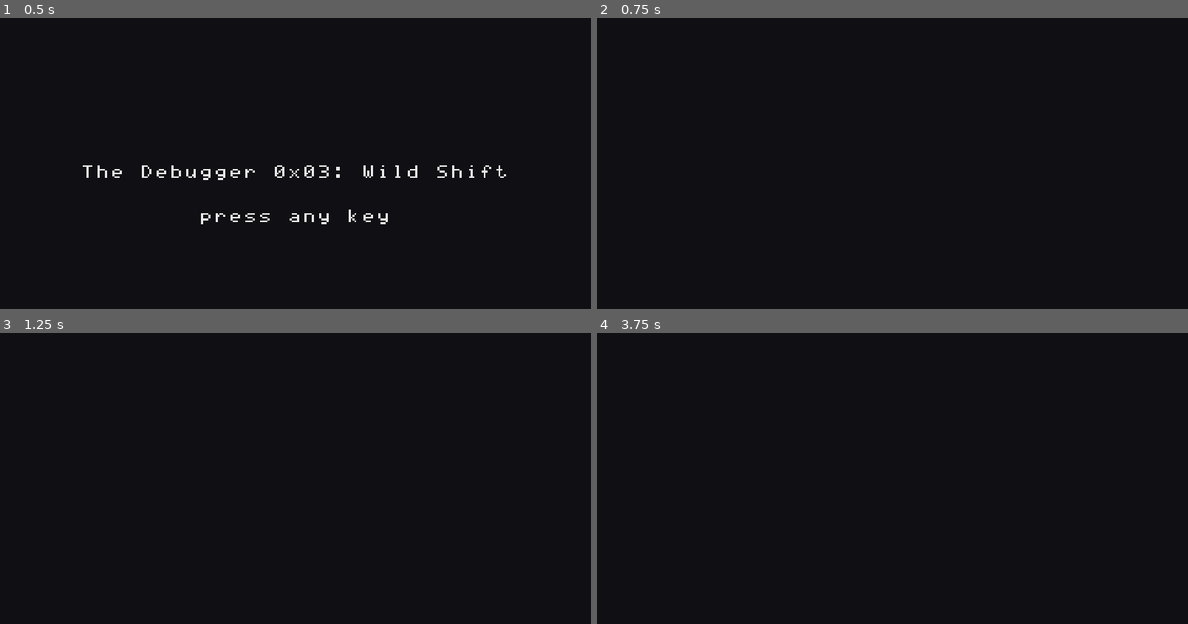
Above: before the commit, frames 1-4 (two rows, left to right).
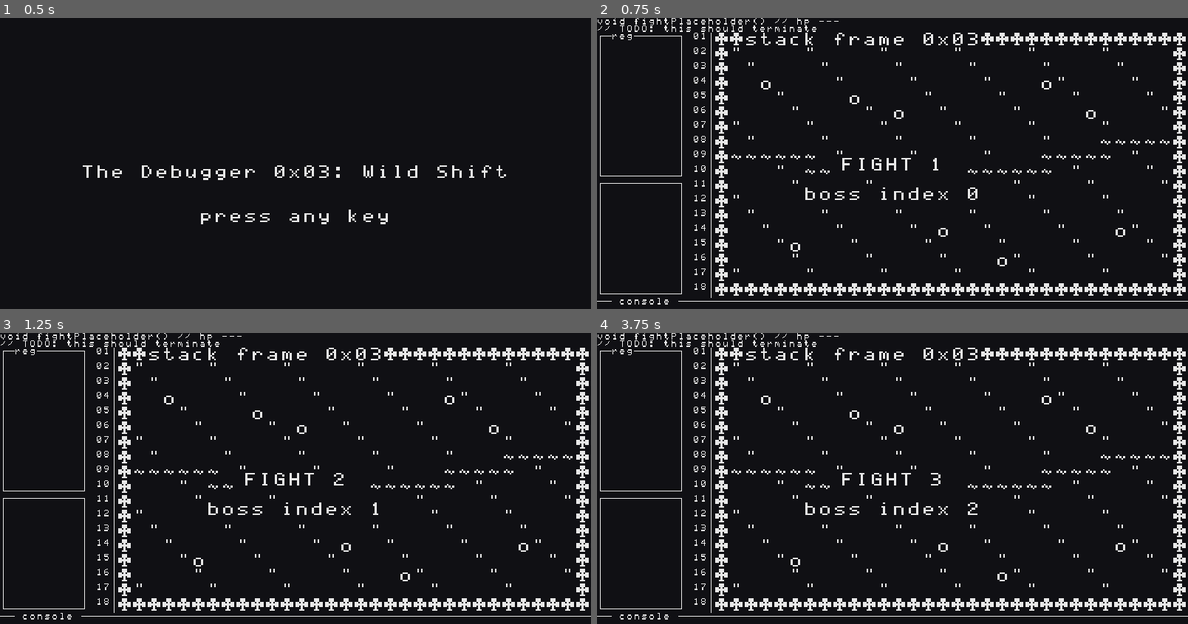
Above: after the commit, the same moments.

Repository: basteez/the-debugger-0x3-wild-shift
Game: Godot game, scene res://src/main/main.tscn
Same seed, same stepped clock (60 frames per second), same inputs: the game is played once before the commit and once after it.
Inputs (mouse positions are in pixels of both pictures, inside the frame that each line leads up to):
- Up to frame 1 (0.5 s): no input
- Up to frame 2 (0.75 s): tap Enter at 0.5 s; move the mouse to (1022, 166) at 0.52 s; hold Shift from 0.53 s (still down); click (1022, 166) at 0.67 s
- Up to frame 3 (1.25 s): keep holding Shift; tap Space at 0.77, 1.07 s; tap Ctrl at 0.8 s
- Up to frame 4 (3.75 s): release Shift at 1.25 s; drag from (774, 516) to (862, 565) at 1.27 s; tap Space at 2, 3.5, 3.6 s; move the mouse to (951, 426) at 2.02 s; tap Alt at 2.1 s; click (951, 426) at 2.17 s; tap Enter at 2.3, 2.75 s; drag from (862, 565) to (715, 449) at 2.77 s; move the mouse to (1069, 548) at 3.52 s; hold A from 3.53 s (still down); hold Shift from 3.53 s (still down); click (1069, 548) at 3.67 s

Frame 1 is identical in both runs. In frame 2, 7.2% of the frame differs, in the area x 0-100%, y 0-99%; in frame 3, 7.2%; in frame 4, 7.2%.

Commit message:
feat(ui): placeholder screens hosted by Main, F1-F5 debug jump keys, arena/HUD only in FIGHT
Removes the 1.5 ?debug&smoke=arena gate (the FIGHT placeholder replaces it).
The title ignores function keys, so F9 and the debug keys never start the run.

Diff:
--- /dev/null
+++ b/game/src/debug/debug_keys.gd
@@ -0,0 +1,39 @@
+class_name DebugKeys
+extends Node
+## F1-F5 debug jump keys (Story 1.6 AC4, DC6, DC7). Main adds this node only when Debug.enabled,
+## so release builds without `?debug` never see it. Keys are consumed in _input, before any screen.
+
+const GameFlow := preload("res://src/autoloads/game.gd")
+## Physical keycode -> jump target. Matched by keycode (debug only, not an InputMap action).
+const JUMPS: Dictionary[Key, Array] = {
+	KEY_F1: [GameFlow.FlowState.TITLE, 0],
+	KEY_F2: [GameFlow.FlowState.FIGHT, 0],
+	KEY_F3: [GameFlow.FlowState.FIGHT, 1],
+	KEY_F4: [GameFlow.FlowState.FIGHT, 2],
+	KEY_F5: [GameFlow.FlowState.ENDING, 0],
+}
+
+
+## Pure map: {state, boss_index} for F1-F5, empty for any other key.
+static func target_for_key(keycode: Key) -> Dictionary:
+	if not JUMPS.has(keycode):
+		return {}
+	return {&"state": JUMPS[keycode][0], &"boss_index": JUMPS[keycode][1]}
+
+
+## Jumps on a fresh F1-F5 press. True when the event was a debug key (the caller consumes it).
+func handle_key(event: InputEvent) -> bool:
+	var key := event as InputEventKey
+	if key == null or not key.pressed or key.echo:
+		return false
+	var code: Key = key.physical_keycode if key.physical_keycode != KEY_NONE else key.keycode
+	var target: Dictionary = target_for_key(code)
+	if target.is_empty():
+		return false
+	Game.debug_jump(target[&"state"], target[&"boss_index"])
+	return true
+
+
+func _input(event: InputEvent) -> void:
+	if handle_key(event):
+		get_viewport().set_input_as_handled()
--- a/game/src/main/main.gd
+++ b/game/src/main/main.gd
@@ -1,9 +1,13 @@
 extends Node2D
-## Persistent root scene (AD-08). Holds the render layers (AD-07) and opens the title screen
-## (Story 1.4) unless a smoke gate is open (1.3 audio, 1.5 arena).
+## Persistent root scene (AD-08). Holds the render layers (AD-07) and hosts one flow screen at a
+## time under Screens (Story 1.6): the screen follows Game.flow_state through
+## EventBus.flow_state_changed. Main itself, the arena and the HUD are never freed during the flow.
 
 const SMOKE_AUDIO_SCENE := "res://src/debug/smoke_audio/smoke_audio.tscn"
 const TitleScreenScript := preload("res://src/ui/screens/title/title_screen.gd")
+const PlaceholderScreenScript := preload("res://src/ui/screens/placeholder/placeholder_screen.gd")
+const DebugKeysScript := preload("res://src/debug/debug_keys.gd")
+const GameFlow := preload("res://src/autoloads/game.gd")
 const HudScene := preload("res://src/ui/hud/hud.tscn")
 ## Render layer order (AD-07): Arena -> Entities -> Particles -> HUD -> ScreenFX.
 const LAYER_ORDER: Array[StringName] = [&"Arena", &"Entities", &"Particles", &"Hud", &"ScreenFX"]
@@ -12,30 +16,31 @@
 
 var arena: Arena
 var hud: Hud
+var screens: Node2D
+## The screen instanced for the current flow state; null in DEAD (2.9) or after it freed itself.
+var current_screen: Node
 
 
 func _ready() -> void:
 	Log.info(&"flow", "boot")
 	_build_layers()
-	var search: String = _web_location_search()
-	# Story 1.3 day-1 audio smoke test, web only, behind ?debug&smoke=audio (DC6).
-	# Story 1.6 replaces these URL reads with the Debug autoload's ?debug check.
-	if wants_audio_smoke(search):
+	if should_add_debug_keys(Debug.enabled):
+		var keys: Node = DebugKeysScript.new()
+		keys.name = &"DebugKeys"
+		add_child(keys)
+	# Story 1.3 day-1 audio smoke test, behind ?debug&smoke=audio and the Debug gate (1.6 AC8).
+	if Debug.enabled and wants_audio_smoke(UrlQuery.web_search()):
 		var scene := load(SMOKE_AUDIO_SCENE) as PackedScene
 		if scene != null:
 			add_child(scene.instantiate())
 			Log.info(&"flow", "audio smoke scene opened")
 			return
 		Log.warn(&"flow", "audio smoke scene missing, opening title")
-	# Story 1.5 DC9: before 1.6 the arena and HUD are shown only behind ?debug&smoke=arena.
-	if wants_arena_smoke(search):
-		show_arena(true)
-		Log.info(&"flow", "arena smoke view opened")
-		return
-	add_child(TitleScreenScript.new())
+	EventBus.flow_state_changed.connect(_on_flow_state_changed)
+	apply_flow_state(Game.flow_state, Game.run.boss_index)
 
 
-## Adds the render layers in AD-07 order; arena and HUD start hidden (DC8, DC9).
+## Adds the render layers in AD-07 order, then the Screens host; arena and HUD start hidden.
 func _build_layers() -> void:
 	arena = Arena.new()
 	arena.name = &"Arena"
@@ -54,23 +59,46 @@
 	fx.name = &"ScreenFX"
 	fx.layer = SCREEN_FX_LAYER
 	add_child(fx)
+	screens = Node2D.new()
+	screens.name = &"Screens"
+	add_child(screens)
 
 
-func show_arena(shown: bool) -> void:
-	arena.visible = shown
-	hud.visible = shown
+func _on_flow_state_changed(_from: int, to: int) -> void:
+	apply_flow_state(to, Game.run.boss_index)
+
+
+## Frees the old screen, instances the one for `state`, and shows the arena and HUD only in
+## FIGHT (Story 1.6 AC6, AC7, DC9).
+func apply_flow_state(state: int, boss_index: int) -> void:
+	if is_instance_valid(current_screen):
+		current_screen.queue_free()
+	current_screen = _make_screen(state, boss_index)
+	if current_screen != null:
+		screens.add_child(current_screen)
+	var in_fight: bool = state == GameFlow.FlowState.FIGHT
+	arena.visible = in_fight
+	hud.visible = in_fight
+
+
+func _make_screen(state: int, boss_index: int) -> Node:
+	match state:
+		GameFlow.FlowState.TITLE:
+			var title: TitleScreen = TitleScreenScript.new()
+			title.name = &"TitleScreen"
+			return title
+		GameFlow.FlowState.INTRO, GameFlow.FlowState.FIGHT, GameFlow.FlowState.HARVEST, GameFlow.FlowState.ENDING:
+			var screen: PlaceholderScreen = PlaceholderScreenScript.new()
+			screen.setup(state, boss_index)
+			return screen
+	return null # DEAD: no placeholder until 2.9
+
+
+## DebugKeys exists only when the debug gate is open (AC5).
+static func should_add_debug_keys(debug_enabled: bool) -> bool:
+	return debug_enabled
 
 
 ## True only when the query string has a bare or valued `debug` key AND `smoke=audio`.
 static func wants_audio_smoke(search: String) -> bool:
 	return UrlQuery.has_debug(search) and UrlQuery.has_smoke(search, "audio")
-
-
-## True only when the query string has a bare or valued `debug` key AND `smoke=arena`.
-static func wants_arena_smoke(search: String) -> bool:
-	return UrlQuery.has_debug(search) and UrlQuery.has_smoke(search, "arena")
-
-
-## location.search on web, "" anywhere else or if the bridge returns nothing usable.
-static func _web_location_search() -> String:
-	return UrlQuery.web_search()
--- /dev/null
+++ b/game/src/ui/screens/placeholder/placeholder_screen.gd
@@ -0,0 +1,85 @@
+class_name PlaceholderScreen
+extends Node2D
+## One placeholder for INTRO, FIGHT, HARVEST and ENDING (Story 1.6 DC8). Replaced by the real
+## screens in 6.7 (Intro), 2.x/3.x (Fight), 3.8 (Harvest) and 6.8 (Ending). Presentation only:
+## it calls Game.finish_intro / Game.advance and never writes flow state.
+
+const GameFlow := preload("res://src/autoloads/game.gd")
+const TEXT_SCALE := 2
+## Top of the first text row, on the 8-px grid; rows are 2 glyph rows apart.
+const TOP_Y := 152
+const ROW_STEP := 32
+const PROMPT_TEXT := "press any key"
+## Keys that never advance a placeholder (DC4): modifiers and Esc, as on the title.
+const NON_ADVANCE_KEYS: Array[Key] = [KEY_SHIFT, KEY_CTRL, KEY_ALT, KEY_META, KEY_CAPSLOCK, KEY_ESCAPE]
+
+var state: int = GameFlow.FlowState.INTRO
+var boss_index: int = 0
+var lines: PackedStringArray = []
+
+
+func setup(for_state: int, for_boss_index: int = 0) -> void:
+	state = for_state
+	boss_index = for_boss_index
+	lines = lines_for(state, boss_index)
+	name = StringName(String(GameFlow.FlowState.keys()[state]).to_pascal_case() + "Placeholder")
+	queue_redraw()
+
+
+func _ready() -> void:
+	if state == GameFlow.FlowState.FIGHT:
+		Log.info(&"flow", "fight placeholder opened boss=%d" % boss_index)
+
+
+## ASCII text rows for a state (DC11). FIGHT and HARVEST show the boss index.
+static func lines_for(for_state: int, for_boss_index: int) -> PackedStringArray:
+	match for_state:
+		GameFlow.FlowState.INTRO:
+			return PackedStringArray(["INTRO", PROMPT_TEXT])
+		GameFlow.FlowState.FIGHT:
+			return PackedStringArray(["FIGHT %d" % (for_boss_index + 1), "boss index %d" % for_boss_index])
+		GameFlow.FlowState.HARVEST:
+			return PackedStringArray(["HARVEST", "boss index %d" % for_boss_index])
+		GameFlow.FlowState.ENDING:
+			return PackedStringArray(["ENDING", PROMPT_TEXT])
+	return PackedStringArray()
+
+
+## Pure: true for the advance gesture (DC4): a fresh key press that is not a modifier, Esc or a
+## function key, or a left-button press.
+static func is_advance(event: InputEvent) -> bool:
+	var key := event as InputEventKey
+	if key != null:
+		if not key.pressed or key.echo or key.keycode in NON_ADVANCE_KEYS:
+			return false
+		return not TitleScreen.is_function_key(key.keycode)
+	var mouse := event as InputEventMouseButton
+	return mouse != null and mouse.pressed and mouse.button_index == MOUSE_BUTTON_LEFT
+
+
+func _unhandled_input(event: InputEvent) -> void:
+	if not is_advance(event):
+		return
+	get_viewport().set_input_as_handled()
+	if state == GameFlow.FlowState.INTRO:
+		if Game.can_skip_intro(SimClock.sim_frame):
+			Game.finish_intro(SimClock.sim_frame, true)
+	elif Game.flow_state == state:
+		Game.advance()
+
+
+func _physics_process(_delta: float) -> void:
+	# Intro cap (DC5): the timeout rule lives in Game; this only asks once per physics frame.
+	if state == GameFlow.FlowState.INTRO and Game.flow_state == GameFlow.FlowState.INTRO:
+		Game.finish_intro(SimClock.sim_frame)
+
+
+func _draw() -> void:
+	for i: int in lines.size():
+		var y: int = TOP_Y + i * ROW_STEP
+		var x: int = TitleScreen.centred_x(lines[i])
+		# BG backing so the label reads over the arena glyphs in FIGHT.
+		draw_rect(Rect2(x - GlyphFont.CELL, y - GlyphFont.CELL * 0.5,
+				GlyphFont.text_width(lines[i], TEXT_SCALE) + 2 * GlyphFont.CELL,
+				GlyphFont.size_for(TEXT_SCALE) + GlyphFont.CELL), Palette.BG)
+		GlyphFont.draw_at(self, Vector2(x, y), lines[i], Palette.INK, TEXT_SCALE)
--- a/game/src/ui/screens/title/title_screen.gd
+++ b/game/src/ui/screens/title/title_screen.gd
@@ -41,7 +41,7 @@
 	if key != null:
 		if not key.pressed or key.echo:
 			return Action.IGNORE
-		if key.keycode in NON_START_KEYS:
+		if key.keycode in NON_START_KEYS or is_function_key(key.keycode):
 			return Action.IGNORE
 		return Action.OPTION if option_of(key) != &"" else Action.START
 	var mouse := event as InputEventMouseButton
@@ -50,6 +50,11 @@
 			return Action.IGNORE
 		return Action.OPTION if option_of(mouse, rects) != &"" else Action.START
 	return Action.IGNORE
+
+
+## F1-F12 (and beyond) never start the run (Story 1.6 DC7): they are debug keys or browser keys.
+static func is_function_key(keycode: Key) -> bool:
+	return keycode >= KEY_F1 and keycode <= KEY_F35
 
 
 ## Option id for a key (via InputMap) or a click on a label rect; &"" when none.
--- /dev/null
+++ b/game/tests/unit/test_debug_keys.gd
@@ -0,0 +1,80 @@
+extends GutTest
+## Story 1.6 AC4/AC5/AC10: F1-F5 jump map, the release gate and input consumption.
+
+const DebugKeysScript := preload("res://src/debug/debug_keys.gd")
+const MainScript := preload("res://src/main/main.gd")
+const GameScript := preload("res://src/autoloads/game.gd")
+
+var _saved_enabled: bool
+var _saved_state: int
+var _saved_boss: int
+var _saved_first: int
+
+
+func before_each() -> void:
+	_saved_enabled = Debug.enabled
+	_saved_state = Game.flow_state
+	_saved_boss = Game.run.boss_index
+	_saved_first = Game.first_input_frame
+
+
+func after_each() -> void:
+	Debug.enabled = _saved_enabled
+	Game.flow_state = _saved_state as GameScript.FlowState
+	Game.run.boss_index = _saved_boss
+	Game.first_input_frame = _saved_first
+
+
+func _key(code: Key, pressed: bool = true, echo: bool = false) -> InputEventKey:
+	var ev := InputEventKey.new()
+	ev.keycode = code
+	ev.physical_keycode = code
+	ev.pressed = pressed
+	ev.echo = echo
+	return ev
+
+
+func test_target_for_f1_to_f5() -> void:
+	assert_eq(DebugKeysScript.target_for_key(KEY_F1), {&"state": GameScript.FlowState.TITLE, &"boss_index": 0})
+	assert_eq(DebugKeysScript.target_for_key(KEY_F2), {&"state": GameScript.FlowState.FIGHT, &"boss_index": 0})
+	assert_eq(DebugKeysScript.target_for_key(KEY_F3), {&"state": GameScript.FlowState.FIGHT, &"boss_index": 1})
+	assert_eq(DebugKeysScript.target_for_key(KEY_F4), {&"state": GameScript.FlowState.FIGHT, &"boss_index": 2})
+	assert_eq(DebugKeysScript.target_for_key(KEY_F5), {&"state": GameScript.FlowState.ENDING, &"boss_index": 0})
+
+
+func test_other_keys_have_no_target() -> void:
+	for code: Key in [KEY_F6, KEY_F9, KEY_F12, KEY_A, KEY_ENTER, KEY_ESCAPE]:
+		assert_true(DebugKeysScript.target_for_key(code).is_empty(), "key %d" % code)
+
+
+func test_should_add_debug_keys_follows_the_gate() -> void:
+	assert_true(MainScript.should_add_debug_keys(true))
+	assert_false(MainScript.should_add_debug_keys(false))
+
+
+func test_handle_key_jumps_and_reports_handled() -> void:
+	Debug.enabled = true
+	var keys: Node = autofree(DebugKeysScript.new())
+	assert_true(keys.handle_key(_key(KEY_F4)))
+	assert_eq(Game.flow_state, GameScript.FlowState.FIGHT)
+	assert_eq(Game.run.boss_index, 2)
+
+
+func test_handle_key_ignores_release_echo_and_unmapped() -> void:
+	Debug.enabled = true
+	var keys: Node = autofree(DebugKeysScript.new())
+	assert_false(keys.handle_key(_key(KEY_F2, false)))
+	assert_false(keys.handle_key(_key(KEY_F2, true, true)))
+	assert_false(keys.handle_key(_key(KEY_F9)))
+	assert_false(keys.handle_key(_key(KEY_A)))
+
+
+func test_main_adds_debug_keys_only_when_enabled() -> void:
+	Debug.enabled = true
+	var main_on: Node2D = (load("res://src/main/main.tscn") as PackedScene).instantiate()
+	add_child_autofree(main_on)
+	assert_not_null(main_on.get_node_or_null(^"DebugKeys"))
+	Debug.enabled = false
+	var main_off: Node2D = (load("res://src/main/main.tscn") as PackedScene).instantiate()
+	add_child_autofree(main_off)
+	assert_null(main_off.get_node_or_null(^"DebugKeys"))
--- a/game/tests/unit/test_font_coverage.gd
+++ b/game/tests/unit/test_font_coverage.gd
@@ -1,5 +1,6 @@
 extends GutTest
-## Story 1.5 AC5: the vendored font covers every glyph the arena, HUD frame and title draw.
+## Story 1.5 AC5 / 1.6 AC2: the vendored font covers every glyph the arena, HUD frame, title and
+## placeholder screens draw.
 ## The set is derived from the code's constants so it cannot drift from what is drawn.
 
 const FONT_DIR := "res://assets/fonts/"
@@ -18,6 +19,10 @@
 	texts.append_array(Hud.box_rows(Hud.DUCK))
 	texts.append_array([TitleScreen.TITLE_TEXT, TitleScreen.PROMPT_TEXT])
 	texts.append(FRAME_GLYPHS)
+	# Story 1.6 placeholder screens: every state and boss index they can show.
+	for state: int in [Game.FlowState.INTRO, Game.FlowState.FIGHT, Game.FlowState.HARVEST, Game.FlowState.ENDING]:
+		for boss: int in 3:
+			texts.append_array(PlaceholderScreen.lines_for(state, boss))
 	var used: Dictionary[int, String] = {}
 	for t: String in texts:
 		for i: int in t.length():
--- a/game/tests/unit/test_main_layers.gd
+++ b/game/tests/unit/test_main_layers.gd
@@ -1,8 +1,9 @@
 extends GutTest
-## Story 1.5 AC2/DC8/DC9: Main's render layer order and boot visibility.
+## Story 1.5 AC2/DC8 and Story 1.6 AC6/AC7: Main's render layers, boot visibility and screen host.
 
 const MainScene := preload("res://src/main/main.tscn")
 const MainScript := preload("res://src/main/main.gd")
+const GameScript := preload("res://src/autoloads/game.gd")
 
 
 func _main() -> Node2D:
@@ -49,24 +50,64 @@
 func test_boot_opens_title_without_smoke_query() -> void:
 	var main: Node2D = _main()
 	var titles: int = 0
-	for child: Node in main.get_children():
+	for child: Node in main.get_node(^"Screens").get_children():
 		if child is TitleScreen:
 			titles += 1
 	assert_eq(titles, 1)
 
 
-func test_wants_arena_smoke() -> void:
-	assert_true(MainScript.wants_arena_smoke("?debug&smoke=arena"))
-	assert_true(MainScript.wants_arena_smoke("?smoke=arena&debug=1"))
-	assert_false(MainScript.wants_arena_smoke("?smoke=arena"))
-	assert_false(MainScript.wants_arena_smoke("?debug&smoke=audio"))
-	assert_false(MainScript.wants_arena_smoke("?debug=false&smoke=arena"))
-	assert_false(MainScript.wants_arena_smoke("?debug&smoke=arenax"))
-	assert_false(MainScript.wants_audio_smoke("?debug&smoke=arena"))
+func _screen_of(main: Node2D) -> Node:
+	return main.current_screen
 
 
-func test_show_arena_reveals_arena_and_hud() -> void:
+func test_screen_host_exists_after_the_layers() -> void:
 	var main: Node2D = _main()
-	main.show_arena(true)
-	assert_true(main.get_node(^"Arena").visible)
-	assert_true(main.get_node(^"Hud").visible)
+	var screens := main.get_node_or_null(^"Screens") as Node2D
+	assert_not_null(screens)
+	assert_gt(screens.get_index(), main.get_node(^"ScreenFX").get_index())
+
+
+func test_arena_and_hud_visible_only_in_fight() -> void:
+	var main: Node2D = _main()
+	for state: int in GameScript.FlowState.values():
+		main.apply_flow_state(state, 0)
+		var in_fight: bool = state == GameScript.FlowState.FIGHT
+		assert_eq(main.get_node(^"Arena").visible, in_fight, "arena in state %d" % state)
+		assert_eq(main.get_node(^"Hud").visible, in_fight, "hud in state %d" % state)
+
+
+func test_screen_for_each_state() -> void:
+	var main: Node2D = _main()
+	main.apply_flow_state(GameScript.FlowState.TITLE, 0)
+	assert_true(_screen_of(main) is TitleScreen)
+	var labels: Dictionary[int, String] = {
+		GameScript.FlowState.INTRO: "INTRO",
+		GameScript.FlowState.FIGHT: "FIGHT 2",
+		GameScript.FlowState.HARVEST: "HARVEST",
+		GameScript.FlowState.ENDING: "ENDING",
+	}
+	for state: int in labels:
+		var old: Node = _screen_of(main)
+		main.apply_flow_state(state, 1)
+		var screen := _screen_of(main) as PlaceholderScreen
+		assert_not_null(screen, "placeholder for state %d" % state)
+		assert_eq(screen.state, state)
+		assert_eq(screen.lines[0], labels[state])
+		assert_eq(screen.get_parent(), main.get_node(^"Screens"))
+		assert_true(not is_instance_valid(old) or old.is_queued_for_deletion(), "old screen freed")
+	main.apply_flow_state(GameScript.FlowState.DEAD, 0)
+	assert_null(_screen_of(main), "no DEAD placeholder (2.9)")
+
+
+func test_flow_signal_swaps_screen_and_keeps_layers() -> void:
+	var main: Node2D = _main()
+	var arena: Node = main.get_node(^"Arena")
+	var hud: Node = main.get_node(^"Hud")
+	EventBus.flow_state_changed.emit(GameScript.FlowState.TITLE, GameScript.FlowState.FIGHT)
+	assert_true(_screen_of(main) is PlaceholderScreen)
+	assert_true(arena.visible)
+	EventBus.flow_state_changed.emit(GameScript.FlowState.FIGHT, GameScript.FlowState.TITLE)
+	assert_true(_screen_of(main) is TitleScreen)
+	assert_false(arena.visible)
+	assert_same(main.get_node(^"Arena"), arena)
+	assert_same(main.get_node(^"Hud"), hud)
--- a/game/tests/unit/test_title_input.gd
+++ b/game/tests/unit/test_title_input.gd
@@ -110,3 +110,15 @@
 		var ev := _click()
 		ev.button_index = button
 		assert_eq(TitleScreenScript.classify(ev), TitleScreenScript.Action.IGNORE, "button %d" % button)
+
+
+func test_function_keys_are_ignored() -> void:
+	for code: int in range(KEY_F1, KEY_F12 + 1):
+		assert_eq(TitleScreenScript.classify(_key(code as Key)), TitleScreenScript.Action.IGNORE, "F-key %d" % code)
+
+
+func test_f9_on_the_title_does_not_start_the_run() -> void:
+	var title: TitleScreen = autofree(TitleScreenScript.new())
+	var before: int = Game.flow_state
+	assert_eq(title.handle_input(_key(KEY_F9)), TitleScreenScript.Action.IGNORE)
+	assert_eq(Game.flow_state, before)
Not shown, added: game/src/debug/debug_keys.gd.uid
Not shown, added: game/src/ui/screens/placeholder/placeholder_screen.gd.uid
Not shown, added: game/tests/unit/test_debug_keys.gd.uid
